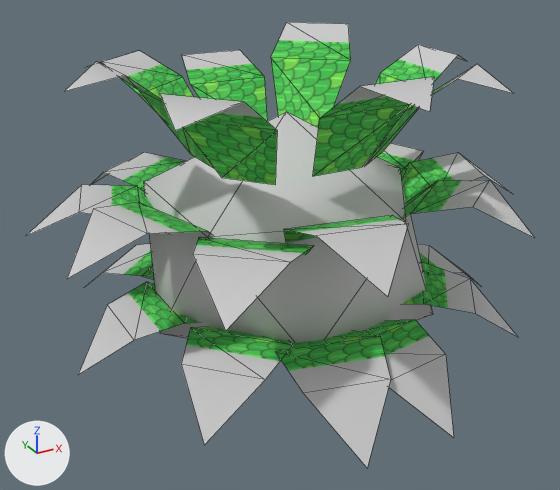
Before and after pictures for a commit that changed the glTF model art/props/bush_0.glb.
Both versions are drawn from a 50 mm lens placed at (-1.99, -3.55, 2.4), pointed at (-0.07, -0.05, 0.65). The axes (+X, +Y, +Z) are drawn at lower left. The lights are the same throughout. The picture after the commit comes second. Mesh edges are drawn as thin lines. Vertices at exactly the same position are counted once.

The older version as bpy lines, for what is in view:
```python
mat_leaves = principled_material('Leaves')
mat_leaves.texture = img_bush_0_atlas
mat_leaves.roughness = 0.84
me_bush_0 = bpy.data.meshes.new('bush_0')
me_bush_0.from_pydata(...)  # 208 vertices, 160 faces; spans x -1.0..1.0, y -0.97..0.97, z -0.67..0.67
me_bush_0.materials.append(mat_leaves)  # picture img_bush_0_atlas
ob_bush_0 = bpy.data.objects.new('bush_0', me_bush_0)
ob_bush_0.location = (-0.004, -0.002, 0.818)
ob_bush_0.scale = (1.34, 1.34, 1.34)
```
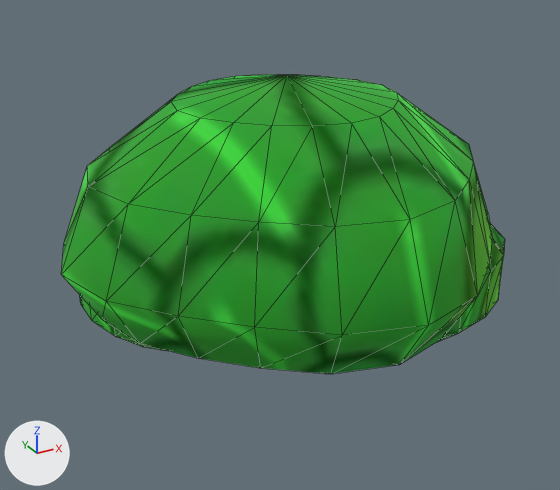
The change, as JSON lines over the scene's bpy script:
```json
{"op": "set", "path": "mat_leaves.roughness", "old": "0.84", "new": "0.99"}
{"op": "set", "path": "mat_leaves.metallic", "old": "0.0", "new": "1.0"}
{"block": "me_bush_0", "where": "# used by ob_bush_0; location = (-0.004, -0.002, 0.818); scale = (1.34, 1.34, 1.34)"}
{"op": "remove", "block": "me_bush_0", "code": "me_bush_0.from_pydata(...)  # 208 vertices, 160 faces; spans x -1.0..1.0, y -0.97..0.97, z -0.67..0.67"}
{"op": "add", "block": "me_bush_0", "code": "me_bush_0.from_pydata(...)  # 226 vertices, 440 faces; spans x -1.0..1.0, y -1.0..1.0, z -0.58..0.58"}
{"block": "me_bush_0", "change": "me_bush_0 part 1: the loose piece of 12 vertices spanning x -0.58..0.58, y -0.55..0.59, z -0.67..0.42 is rebuilt with 102 vertices and now spans x -1.0..1.0, y -1.0..1.0, z -0.57..0.58"}
{"block": "me_bush_0", "change": "me_bush_0 part 2: a new loose piece of 62 vertices spanning x 0.0..0.92, y -0.74..0.19, z -0.58..0.11, in mat_leaves (picture img_bush_0_atlas)"}
{"block": "me_bush_0", "change": "me_bush_0 part 3: a new loose piece of 62 vertices spanning x -0.88..-0.01, y -0.24..0.64, z -0.58..0.05, in mat_leaves (picture img_bush_0_atlas)"}
{"block": "me_bush_0", "change": "me_bush_0 part 4: 17 loose pieces with 119 vertices, spanning x -0.87..0.92, y -0.97..0.96, z -0.58..0.67, are deleted"}
{"block": "me_bush_0", "change": "me_bush_0 part 5"}
{"block": "me_bush_0", "change": "42 vertices are removed from x -1.0..0.02, y -0.38..0.97, z -0.57..0.19"}
{"block": "me_bush_0", "change": "30 faces are deleted"}
{"block": "me_bush_0", "change": "me_bush_0 part 6"}
{"block": "me_bush_0", "change": "35 vertices are removed from x -0.11..1.0, y -0.96..0.11, z -0.56..0.2"}
{"block": "me_bush_0", "change": "25 faces are deleted"}
{"op": "set", "path": "ob_bush_0.location", "old": "(-0.004, -0.002, 0.818)", "new": "(0.0, 0.0, 0.84)"}
{"op": "set", "path": "ob_bush_0.scale", "old": "(1.34, 1.34, 1.34)", "new": "(1.27, 1.27, 1.27)"}
```

Location of each change, (x1, y1, x2, y2) in pixels of the pictures (560 x 490 px):
```json
{"object": "bush_0", "change": "surface changed, reshaped, moved, rescaled", "before": [26, 22, 534, 467], "after": [61, 74, 505, 374], "on screen": "13% narrower, 33% shorter"}
{"part": 1, "of": "me_bush_0", "change": "rebuilt", "before": [144, 112, 433, 343], "after": [61, 74, 492, 374], "on screen": "49% wider, 30% taller"}
{"part": 2, "of": "me_bush_0", "change": "added", "after": [439, 222, 505, 341], "on screen": "green"}
{"part": 3, "of": "me_bush_0", "change": "added", "after": [80, 296, 167, 351]}
{"part": 4, "of": "me_bush_0", "change": "deleted", "before": [65, 22, 512, 467]}
{"part": 5, "of": "me_bush_0", "change": "deleted", "before": [26, 152, 211, 375]}
{"part": 6, "of": "me_bush_0", "change": "deleted", "before": [361, 153, 534, 437]}
```
